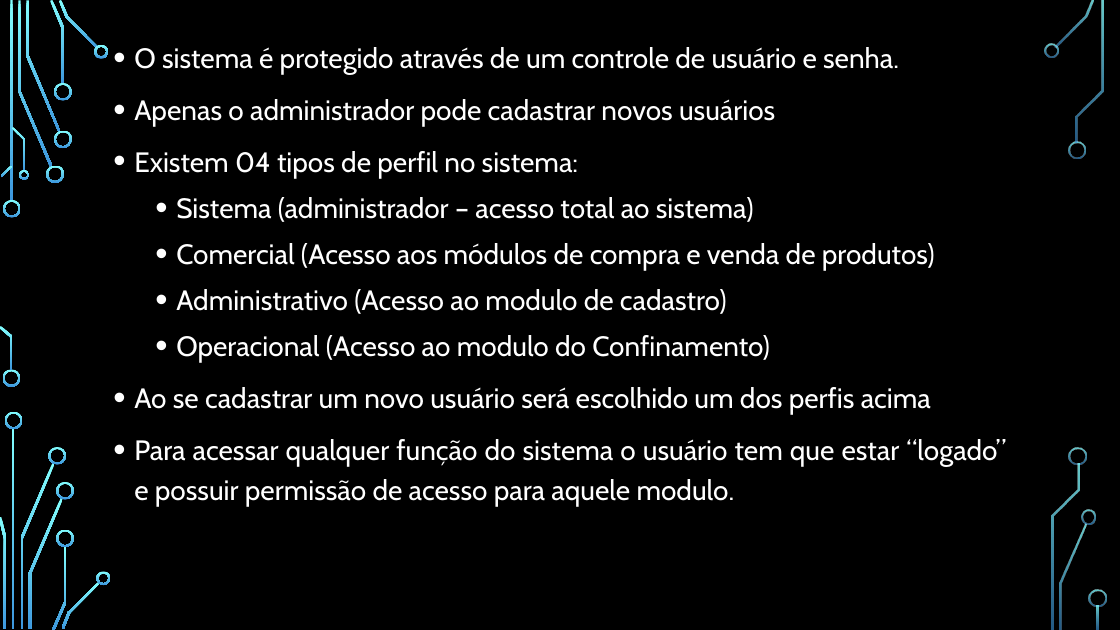
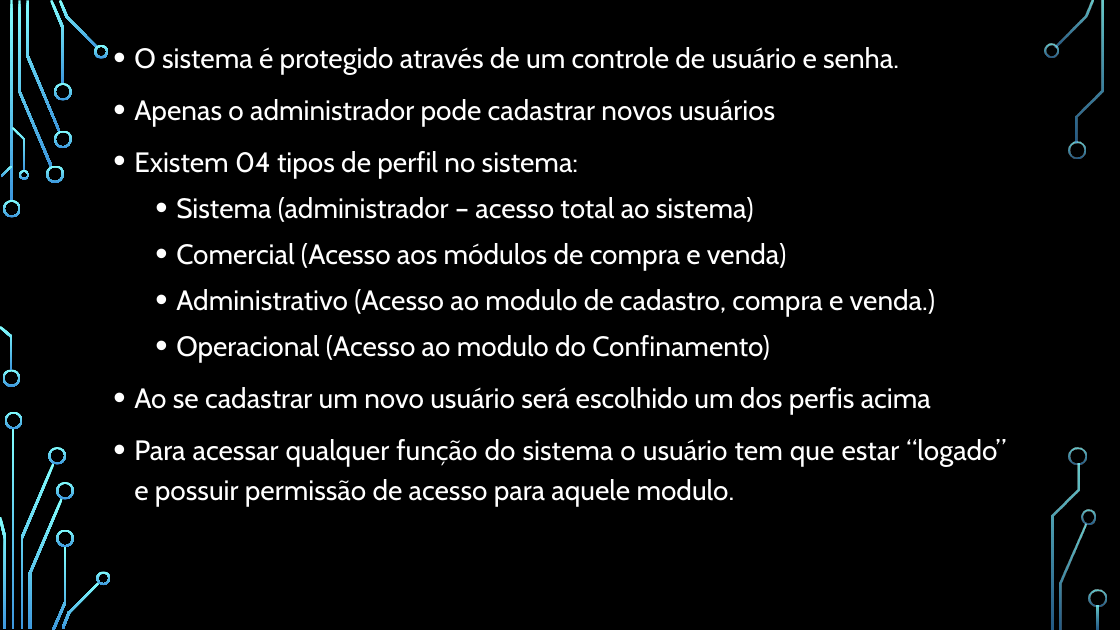
Before and after one commit to chav1985/GerenciamentoBovinos, a slide deck: slide 9 of GerenciamentoBovinos/Documentação/Apresentação/SISTEMA DE GERENCIAMENTO DE BOVINOS.pptx. Drawn at 1120x630 pixels with LibreOffice and Linux fonts; fonts in the diff are those of the drawing; background and template pictures are left out. Boxes give left, top, right and bottom in pixels: in the first picture for what was removed or moved away, otherwise in the second. Text is boxed around its words. In the diff, an @@ line names an element or a change of style, - is before the commit and + after.

```diff
--- a/GerenciamentoBovinos/Documentação/Apresentação/SISTEMA DE GERENCIAMENTO DE BOVINOS.pptx
+++ b/GerenciamentoBovinos/Documentação/Apresentação/SISTEMA DE GERENCIAMENTO DE BOVINOS.pptx
@@ text at box(176, 243, 936, 316): text changed @@
-  • Comercial (Acesso aos módulos de compra e venda de produtos)
-  • Administrativo (Acesso ao modulo de cadastro)
+  • Comercial (Acesso aos módulos de compra e venda)
+  • Administrativo (Acesso ao modulo de cadastro, compra e venda.)
```
Also in this commit, not shown: 7 other slides changed.
